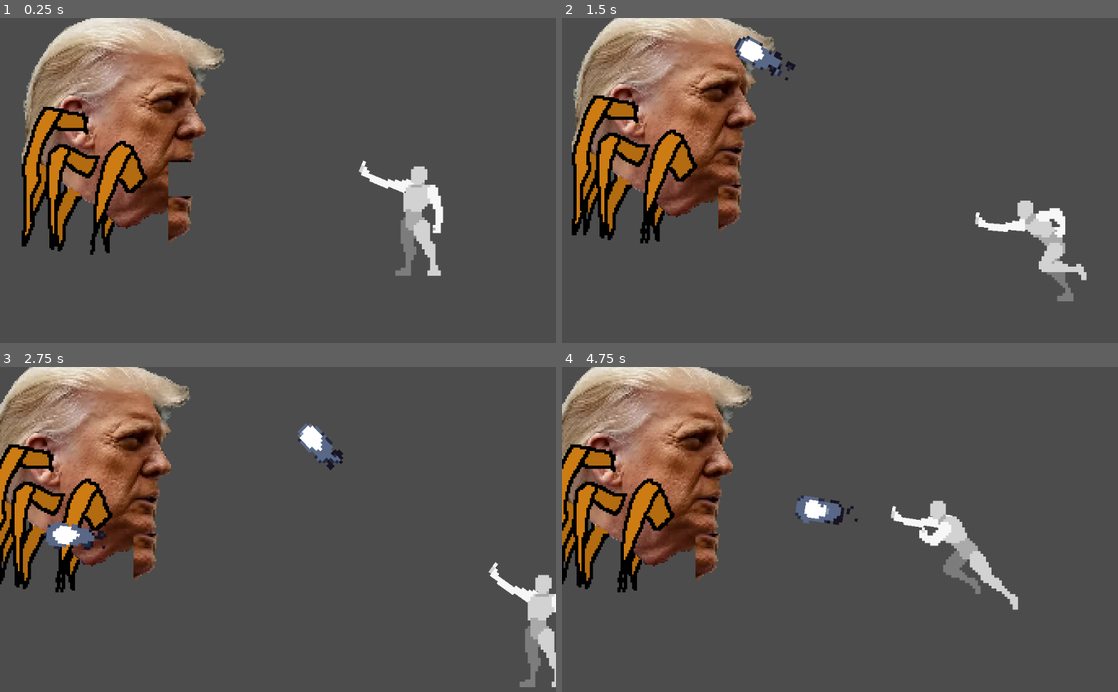
Above: before the commit, frames 1-4 (two rows, left to right).
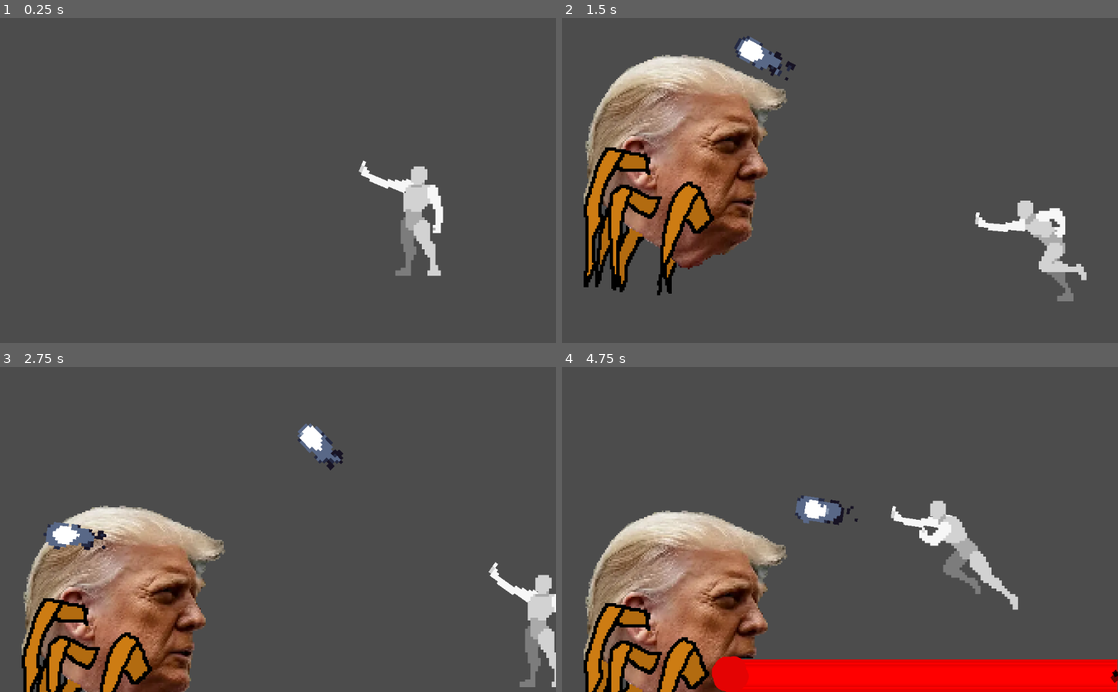
Above: after the commit, the same moments.

Repository: Fronzalo/Political_Counter
Game: Godot game, scene res://Trump_Testing_grounds.tscn
The game is run twice, just before and just after one commit, with the same random seed, the same clock (stepped at 60 frames per second) and the same inputs. This scene is started directly instead of the project's main scene.
Inputs (mouse positions are in pixels of both pictures, inside the frame that each line leads up to):
- Up to frame 1 (0.25 s): no input
- Up to frame 2 (1.5 s): move the mouse to (962, 164) at 0.52 s; hold D (right) 0.53-1.28 s; click (962, 164) at 0.6 s; move the mouse to (728, 196) at 1.27 s; hold S (down) from 1.28 s (still down); right-click (728, 196) at 1.35 s
- Up to frame 3 (2.75 s): click (166, 545) at 1.55 s; move the mouse to (333, 458) at 2.02 s; release S (down) at 2.03 s; hold D (right) from 2.03 s (still down); click (333, 458) at 2.1 s
- Up to frame 4 (4.75 s): move the mouse to (812, 594) at 2.77 s; release D (right) at 2.78 s; hold Up (up) 2.78-3.53 s; click (812, 594) at 2.85 s; move the mouse to (1006, 578) at 3.52 s; hold A (left) from 3.53 s (still down); right-click (1006, 578) at 3.6 s; click (1006, 578) at 3.8 s; move the mouse to (673, 480) at 4.27 s; click (673, 480) at 4.35 s

The runs differ from the first frame. In frame 1, 19% of the frame differs, in the area x 3-41%, y 0-73%; in frame 2, 22%; in frame 3, 30%; in frame 4, 37%, in the area x 0-100%, y 0-100%.

Commit message:
A pretty much working enemy boss trump
it needs some refinement, but for a backup the trump does work as intended!

Diff:
--- a/Lazer.gd
+++ b/Lazer.gd
@@ -11,5 +11,5 @@
 	if raycast2d.is_colliding():
 		end.global_position = raycast2d.get_collision_point()
 	else:
-		end.global_position = raycast2d.cast_to * 10
-	beam.region_rect.end.x = end.position.length()
+		end.global_position = raycast2d.cast_to
+	beam.region_rect.end.x = end.position.length()*10
--- a/Trump.gd
+++ b/Trump.gd
@@ -10,8 +10,10 @@
 var movex
 var movey
 var attacking
-var missles_shot = 0
+onready var missles_shot = 0
 var fire_missile = false
+onready var max_missiles = 0
+onready var tmissile = preload("res://trump_missile.tscn")
 func _physics_process(delta):
 #	velocity = position.direction_to(player.position) * speed
 #	velocity = target * speed
@@ -31,7 +33,7 @@
 				$Pause.start()
 
 		if behaviour == 3:
-			attacking == true
+			#attacking == true
 			$Attack_Timer.wait_time = rand_range(2,4)
 			$Attack_Timer.start()
 			if attacking == false:
@@ -54,28 +56,16 @@
 	$Missile.show()
 	$AnimationPlayer.play("missile open")
 	yield($AnimationPlayer,"animation_finished")
-	$Attack_Timer.wait_time = 6
-	$Attack_Timer.start()
-	if attacking == true:
-		$AnimationPlayer.play("missile")
-
-		var max_missiles = round(rand_range(5,9))
-		if missles_shot <= max_missiles:
-			$missle_timer.start()
-			if fire_missile == true:
-				missileshoot()
-				#this code dosent work yet...
-	else:
-		print("IVE STOPPED FIRING MY MISSILES")
-		$AnimationPlayer.play("missle close")
-		yield($AnimationPlayer,"animation_finished")
-		$Missile.hide()
-		$Pause.start()
-		missles_shot = 0
+	$AnimationPlayer.play("missile")
+	max_missiles = round(rand_range(5,9))
+	$missle_timer.start()
 
 func missileshoot():
-	print("trump shot a missile")
-	attacking == false
+	var e = tmissile.instance()
+	get_parent().add_child(e)
+	e.transform = $Missile_Position.global_transform
+	e.position.x += (rand_range(-10,10))
+
 	missles_shot += 1
 
 func lazer():
@@ -93,19 +83,24 @@
 	$Attack_Timer.start()
 	if attacking == true:
 		$AnimationPlayer.play("lazer")
-		print("IM FIRING MY LAZER BEAM")
+		$Lazer_Position.show()
+		$Lazer_Position/Lazer/RayCast2D.set_enabled(true)
 	else:
 		print("IVE STOPPED FIRING MY LAZER BEAM")
+		$Lazer_Position.hide()
+		$Lazer_Position/Lazer/RayCast2D.set_enabled(false)
 		$AnimationPlayer.play("lazer close")
 		yield($AnimationPlayer,"animation_finished")
 		$Lazer.hide()
+		$Idle.show()
+		$AnimationPlayer.play("Idle")
 		$Pause.start()
 
 func _on_Go_timeout():
 	move = true
 	print("go")
 	$Pause.wait_time = rand_range(3,6)
-	behaviour = 3 #round(rand_range(1,3))
+	behaviour = round(rand_range(1,3))
 	print(behaviour)
 	$Pause.start()
 	$Idle.hide()
@@ -137,4 +132,15 @@
 
 
 func _on_missle_timer_timeout():
-	fire_missile = true
+	if missles_shot <= max_missiles:
+		missileshoot()
+			#this code dosent work yet...
+	else:
+		print("IVE STOPPED FIRING MY MISSILES")
+		$AnimationPlayer.play("missle close")
+		yield($AnimationPlayer,"animation_finished")
+		$Missile.hide()
+		$Pause.start()
+		$Idle.show()
+		missles_shot = 0
+		$missle_timer.stop()
--- a/Trump.tscn
+++ b/Trump.tscn
@@ -170,10 +170,11 @@
 frame = 9
 
 [node name="Lazer" type="Sprite" parent="."]
+visible = false
 texture = ExtResource( 5 )
 hframes = 3
 vframes = 3
-frame = 6
+frame = 5
 
 [node name="AnimationPlayer" type="AnimationPlayer" parent="."]
 anims/Idle = SubResource( 3 )
@@ -195,18 +196,17 @@
 [node name="Attack_Timer" type="Timer" parent="."]
 one_shot = true
 
-[node name="Lazer Position" type="Position2D" parent="."]
+[node name="Lazer_Position" type="Position2D" parent="."]
 visible = false
 position = Vector2( 37.8758, 27.546 )
 
-[node name="Lazer" parent="Lazer Position" instance=ExtResource( 7 )]
+[node name="Lazer" parent="Lazer_Position" instance=ExtResource( 7 )]
 
 [node name="Missile_Position" type="Position2D" parent="."]
 position = Vector2( -54.8272, -30.7244 )
 
 [node name="missle_timer" type="Timer" parent="."]
 wait_time = 0.25
-one_shot = true
 
 [connection signal="body_entered" from="Area2D" to="." method="_on_Area2D_body_entered"]
 [connection signal="timeout" from="Pause" to="." method="_on_Pause_timeout"]
--- a/chargeshot.tscn
+++ b/chargeshot.tscn
@@ -45,6 +45,7 @@
 [sub_resource type="Animation" id=2]
 resource_name = "fire"
 length = 0.4
+loop = true
 tracks/0/type = "value"
 tracks/0/path = NodePath("Sprite:frame")
 tracks/0/interp = 1
@@ -75,7 +76,6 @@
 texture = ExtResource( 2 )
 hframes = 2
 vframes = 2
-frame = 3
 
 [node name="Explosion" type="Area2D" parent="."]
 position = Vector2( 12, 0 )
--- a/trump_missile.tscn
+++ b/trump_missile.tscn
@@ -84,6 +84,7 @@
 }
 
 [node name="trump_missile" type="Area2D"]
+scale = Vector2( 0.1, 0.1 )
 script = ExtResource( 2 )
 
 [node name="Explosion" type="Sprite" parent="."]
